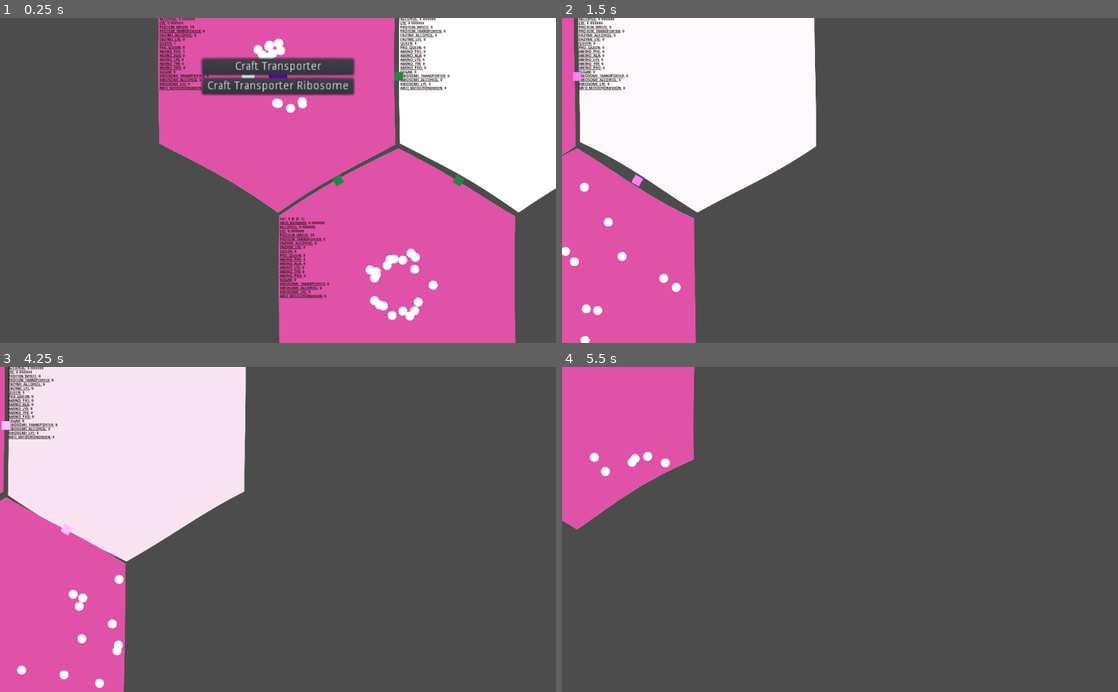
Above: before the commit, frames 1-4 (two rows, left to right).
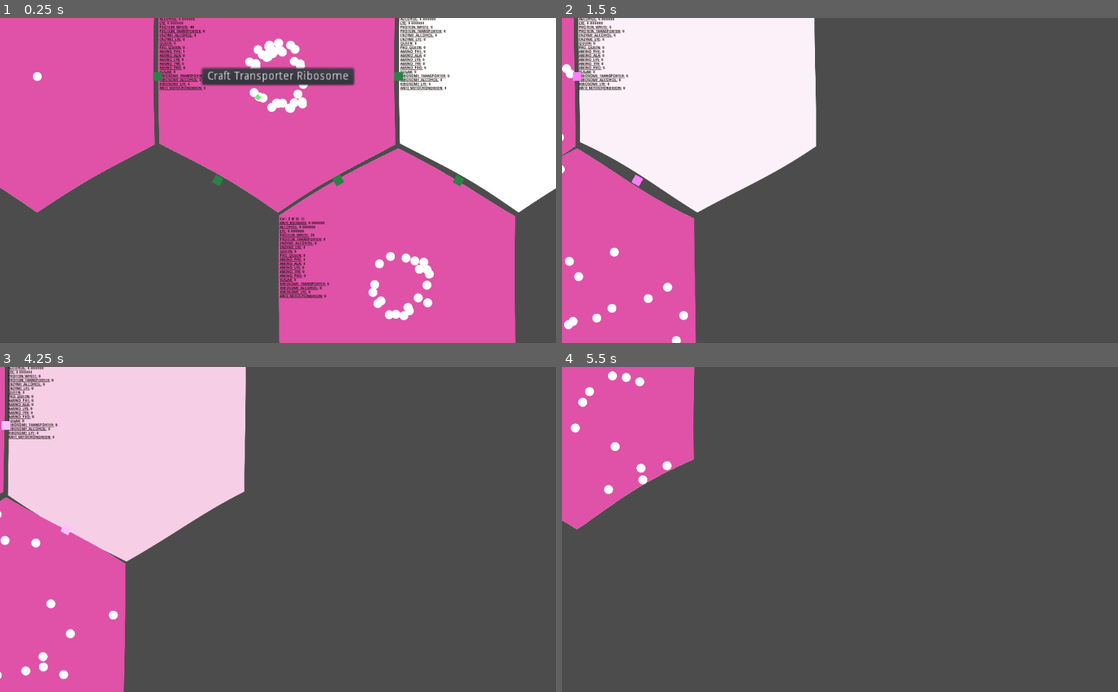
Above: after the commit, the same moments.

Repository: tobyp/hackathon2020
Game: Godot game, scene res://main.tscn
Same seed, same stepped clock (60 frames per second), same inputs: the game is played once before the commit and once after it.
Inputs (mouse positions are in pixels of both pictures, inside the frame that each line leads up to):
- Up to frame 1 (0.25 s): no input
- Up to frame 2 (1.5 s): tap Enter at 0.5 s; move the mouse to (962, 164) at 0.52 s; hold D 0.53-1.25 s; click (962, 164) at 0.67 s; drag from (728, 196) to (812, 245) at 1.27 s
- Up to frame 3 (4.25 s): move the mouse to (333, 458) at 2.02 s; hold D 2.03-2.75 s; drag from (250, 594) to (111, 480) at 2.77 s; tap Space at 3.5 s; move the mouse to (444, 578) at 3.52 s; hold A from 3.53 s (still down)
- Up to frame 4 (5.5 s): release A at 4.25 s; drag from (673, 480) to (756, 448) at 4.27 s; move the mouse to (867, 529) at 5.02 s; hold S from 5.03 s (still down); click (867, 529) at 5.17 s

The runs differ from the first frame. In frame 1, 18% of the frame differs, in the area x 0-79%, y 0-94%; in frame 2, 0.8%; in frame 3, 0.7%; in frame 4, 0.6%.

Commit message:
Lend me some sugar! I am your neighbor!

Diff:
--- a/cells/cell.gd
+++ b/cells/cell.gd
@@ -31,12 +31,15 @@
 # Are particles of type `type` allowed to be pushed to `neighbor`?
 # Note, there is no `input_rule(type, neighbor)`, use `neighbor.output_rule(type, self)` instead
 func output_rule(type: int, neighbor: Cell) -> bool:
-	return output_rules[type].get(neighbor, false)
+	return self.output_rules[type].get(neighbor, false)
 
 func set_output_rule(type: int, neighbor: Cell, rule: bool):
-	if not output_rules.has(type):
-		output_rules[type] = {}
-	output_rules[type][neighbor] = rule
+	if not self.neighbors.has(neighbor):
+		print("%s: Invalid output rule! %s is not a neighbor" % [self, neighbor])
+		return
+	if not self.output_rules.has(type):
+		self.output_rules[type] = {}
+	self.output_rules[type][neighbor] = rule
 
 func set_poison(poison: int, value: float):
 	if value <= 0.0:
--- a/main.gd
+++ b/main.gd
@@ -5,27 +5,39 @@
 func _ready():
 	OS.set_window_title("Hackathon 2020")
 
-	var cell0 = $HexGrid.create_cell(0, 0) as Cell
+	var cell1 = $HexGrid.create_cell(0, 0)  # 1-indexed becase that matches get_index() on the cells, in this case
 	# remove poison first, else any particles you add will just die :(
-	cell0.set_poison(Globals.PoisonType.ANTI_BIOMASS, 0.0)
-	cell0.add_particles(Globals.ParticleType.PROTEIN_WHITE, 19)
-	cell0.add_particles(Globals.ParticleType.QUEEN, 1)
-	cell0.add_particles(Globals.ParticleType.AMINO_PHE, 1)
+	cell1.set_poison(Globals.PoisonType.ANTI_BIOMASS, 0.0)
+	cell1.add_particles(Globals.ParticleType.PROTEIN_WHITE, 40)
+	cell1.add_particles(Globals.ParticleType.AMINO_PHE, 1)
 
-	var cell1 = $HexGrid.create_cell(1,0)
-	cell1.poison_recoveries = {Globals.PoisonType.ANTI_BIOMASS: [0.001, 1.0]}
+	var cell2 = $HexGrid.create_cell(1,0)
+	cell2.poison_recoveries = {Globals.PoisonType.ANTI_BIOMASS: [0.001, 1.0]}
 
-	var cell2 = $HexGrid.create_cell(0,1)
-	cell2.set_poison(Globals.PoisonType.ANTI_BIOMASS, 0.0)
-	cell2.add_particles(Globals.ParticleType.PROTEIN_WHITE, 20)
+	var cell3 = $HexGrid.create_cell(0,1)
+	cell3.set_poison(Globals.PoisonType.ANTI_BIOMASS, 0.0)
+	cell3.add_particles(Globals.ParticleType.PROTEIN_WHITE, 20)
 
-	var cell3 = $HexGrid.create_cell(0,-1)
-	cell3.set_poison(Globals.PoisonType.ANTI_BIOMASS, 0.0)
-	cell3.add_particles(Globals.ParticleType.PROTEIN_WHITE, 60)
+	var cell4 = $HexGrid.create_cell(0,-1)
+	cell4.set_poison(Globals.PoisonType.ANTI_BIOMASS, 0.0)
+	cell4.add_particles(Globals.ParticleType.PROTEIN_WHITE, 60)
+	cell4.add_particles(Globals.ParticleType.RIBOSOME_ALCOHOL, 1)
 
-	cell0.set_output_rule(Globals.ParticleType.PROTEIN_WHITE, cell1, true)
-	cell0.set_output_rule(Globals.ParticleType.PROTEIN_WHITE, cell2, true)
-	cell3.set_output_rule(Globals.ParticleType.PROTEIN_WHITE, cell0, true)
+	var cell5 = $HexGrid.create_cell(-1,-1)
+	cell5.set_poison(Globals.PoisonType.ALCOHOL, 1.0)
+
+	var cell6 = $HexGrid.create_cell(-1,0)
+	cell6.set_poison(Globals.PoisonType.ANTI_BIOMASS, 0.0)
+	cell6.add_particles(Globals.ParticleType.ANTI_MITOCHONDRION, 1)
+
+	cell1.set_output_rule(Globals.ParticleType.PROTEIN_WHITE, cell2, true)
+	cell1.set_output_rule(Globals.ParticleType.PROTEIN_WHITE, cell3, true)
+	cell2.set_output_rule(Globals.ParticleType.PROTEIN_WHITE, cell4, true)
+	cell3.set_output_rule(Globals.ParticleType.PROTEIN_WHITE, cell2, true)
+	cell4.set_output_rule(Globals.ParticleType.PROTEIN_WHITE, cell1, true)
+	cell4.set_output_rule(Globals.ParticleType.ENZYME_ALCOHOL, cell5, true)
+	cell1.set_output_rule(Globals.ParticleType.PROTEIN_TRANSPORTER, cell6, true)
+	cell6.set_output_rule(Globals.ParticleType.SUGAR, cell1, true)
 
 	var edges = $HexGrid.get_undirected_node_connections()
 	for connection in edges:
--- a/rules.gd
+++ b/rules.gd
@@ -20,7 +20,7 @@
 
 		# Auto recipes
 		Recipe.new({ Globals.ParticleType.RIBOSOME_TRANSPORTER: 1, Globals.ParticleType.PROTEIN_WHITE: 1, }, Globals.ParticleType.PROTEIN_TRANSPORTER, true),
-		Recipe.new({ Globals.ParticleType.RIBOSOME_TRANSPORTER: 1, Globals.ParticleType.PROTEIN_WHITE: 1, }, Globals.ParticleType.ENZYME_ALCOHOL, true),
+		Recipe.new({ Globals.ParticleType.RIBOSOME_ALCOHOL: 1, Globals.ParticleType.PROTEIN_WHITE: 1, }, Globals.ParticleType.ENZYME_ALCOHOL, true),
 		Recipe.new({ Globals.ParticleType.RIBOSOME_LYE: 1, Globals.ParticleType.PROTEIN_WHITE: 1, }, Globals.ParticleType.ENZYME_LYE, true),
 		Recipe.new({ Globals.ParticleType.ANTI_MITOCHONDRION: 1, Globals.ParticleType.PROTEIN_TRANSPORTER: 1, }, Globals.ParticleType.SUGAR, true),
 	];
